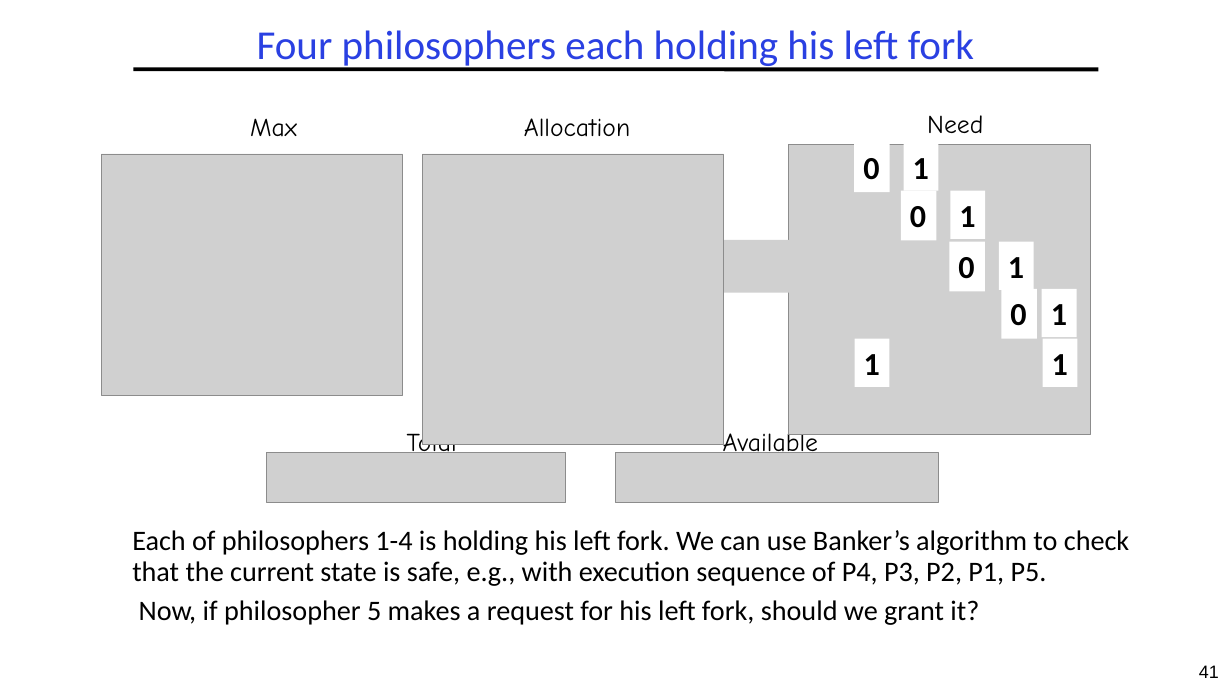
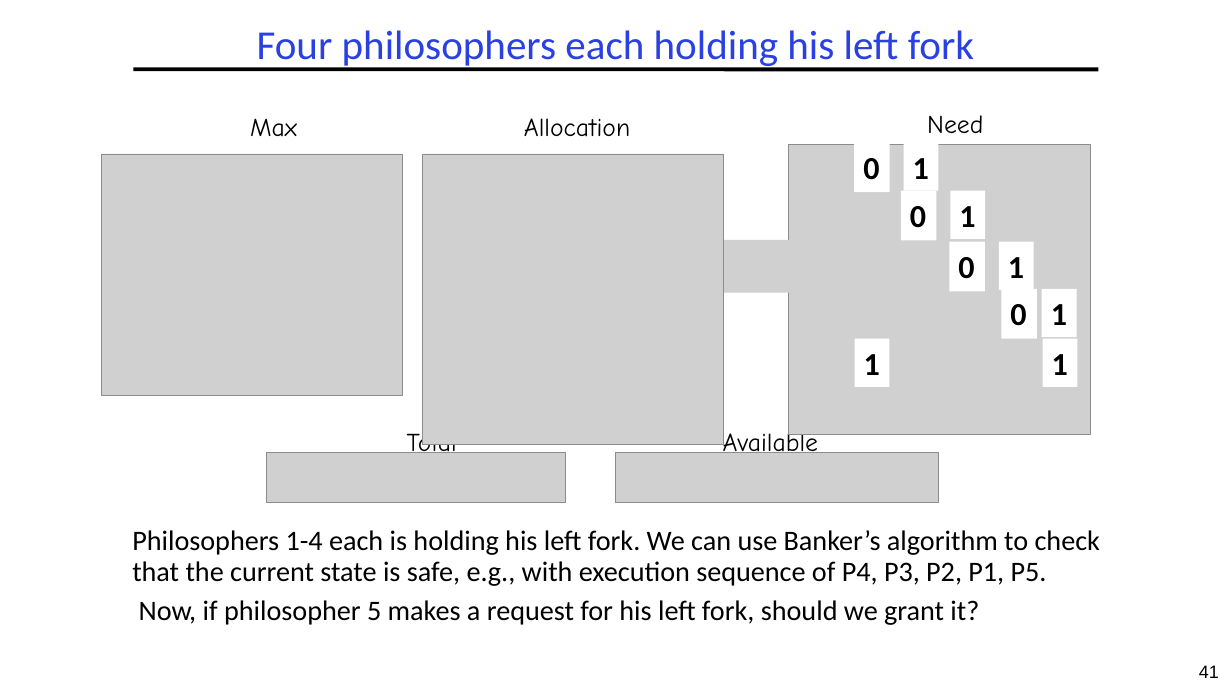
Before and after one commit to guhofstra/CSC112Fa26, a slide deck: slide 41 of PPTs/L4-Deadlocks.pptx. Drawn at 1232x693 pixels with LibreOffice and Linux fonts; fonts in the diff are those of the drawing; grey boxes stand for pictures. Boxes give left, top, right and bottom in pixels: in the first picture for what was removed or moved away, otherwise in the second. Text is boxed around its words. In the diff, an @@ line names an element or a change of style, - is before the commit and + after.

```diff
--- a/PPTs/L4-Deadlocks.pptx
+++ b/PPTs/L4-Deadlocks.pptx
@@ text at bbox=[132, 530, 1100, 586]: text changed @@
-  Each of philosophers 1-4 is holding his left fork. We can use Banker’s algorithm to check that the current state is safe, e.g., with execution sequence of P4, P3, P2, P1, P5.
+  Philosophers 1-4 each is holding his left fork. We can use Banker’s algorithm to check that the current state is safe, e.g., with execution sequence of P4, P3, P2, P1, P5.
```
Also in this commit, not shown: 19 other slides changed, 5 other files.
